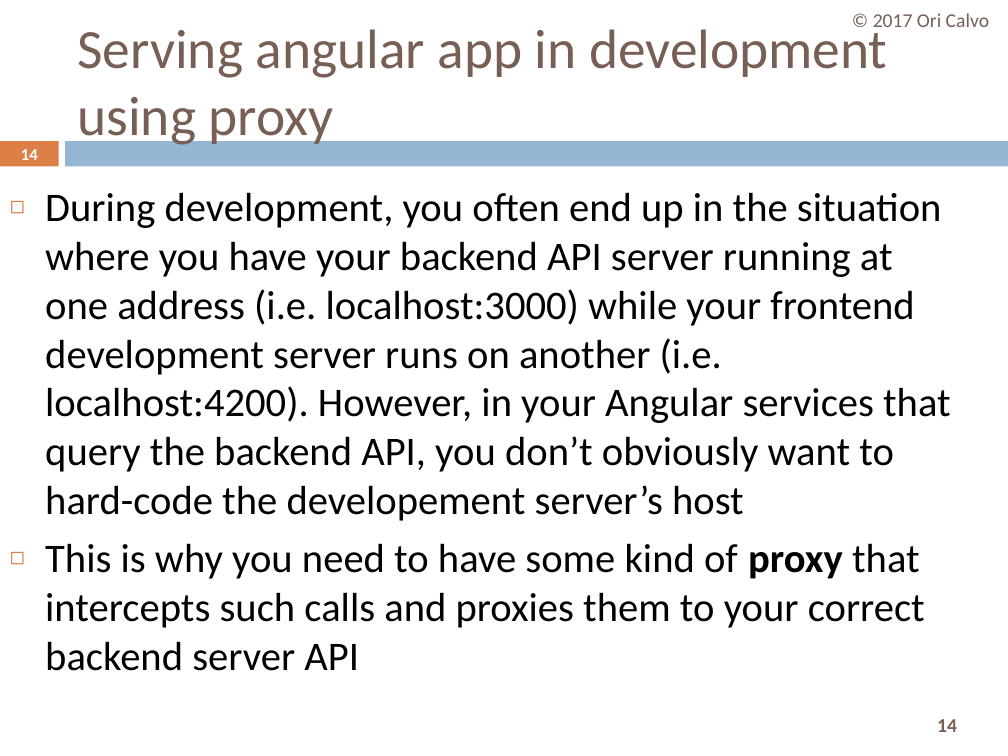
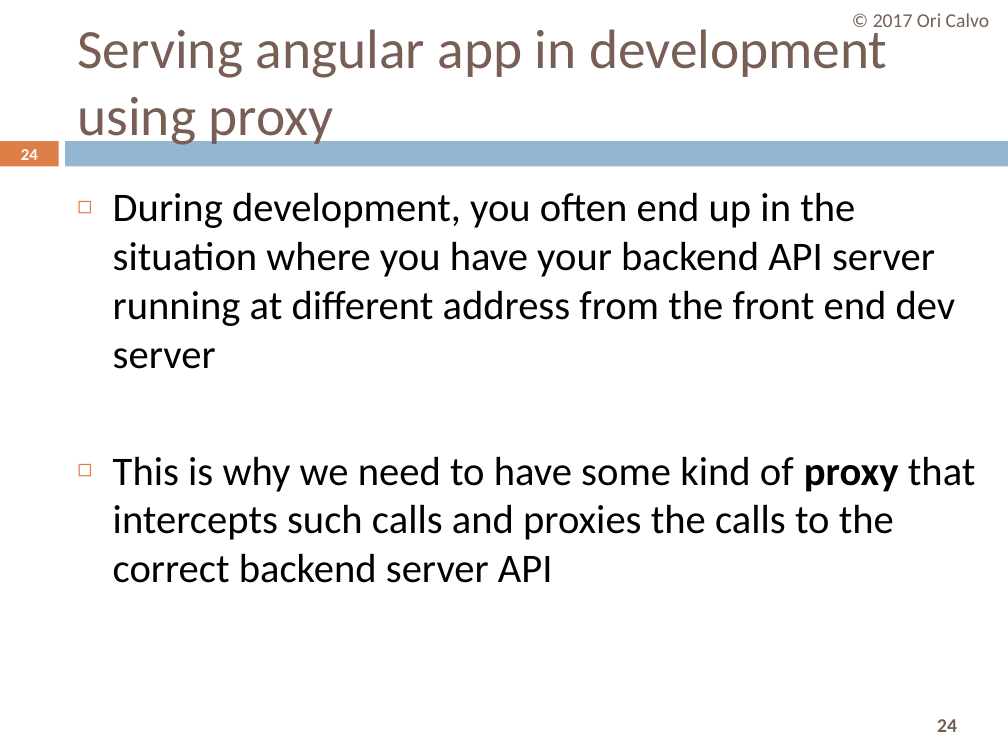
Before and after one commit to oricalvo/course-angular, a slide deck: slide 24 of PPTs/cli.pptx (slide 14 before the commit). Drawn at 1008x756 pixels with LibreOffice and Linux fonts; fonts in the diff are those of the drawing. Boxes give left, top, right and bottom in pixels: in the first picture for what was removed or moved away, otherwise in the second. Text is boxed around its words. In the diff, an @@ line names an element or a change of style, - is before the commit and + after.

```diff
--- a/PPTs/cli.pptx
+++ b/PPTs/cli.pptx
@@ page number at (21, 149, 38, 160): text changed @@
-14
+24
@@ text at (113, 192, 976, 583): text changed @@
-◻ During development, you often end up in the situation where you have your backend API server running at one address (i.e. localhost:3000) while your frontend development server runs on another (i.e. localhost:4200). However, in your Angular services that query the backend API, you don’t obviously want to hard-code the developement server’s host
-◻ This is why you need to have some kind of proxy that intercepts such calls and proxies them to your correct backend server API
+◻ During development, you often end up in the situation where you have your backend API server running at different address from the front end dev server
+◻ This is why we need to have some kind of proxy that intercepts such calls and proxies the calls to the correct backend server API
@@ page number at (937, 719, 957, 732): text changed @@
-14
+24
```
Also in this commit, not shown: 16 other slides changed, 13 slides added, 1 slide removed.
